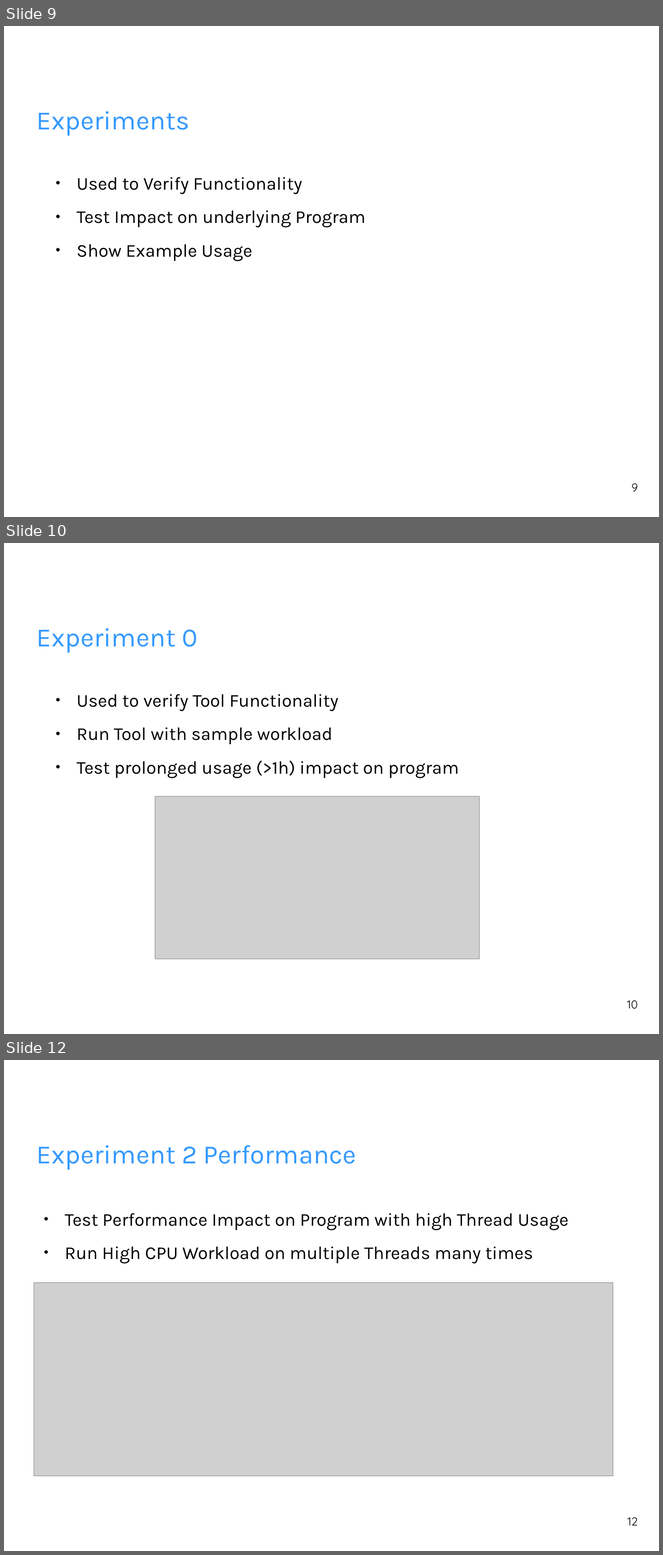
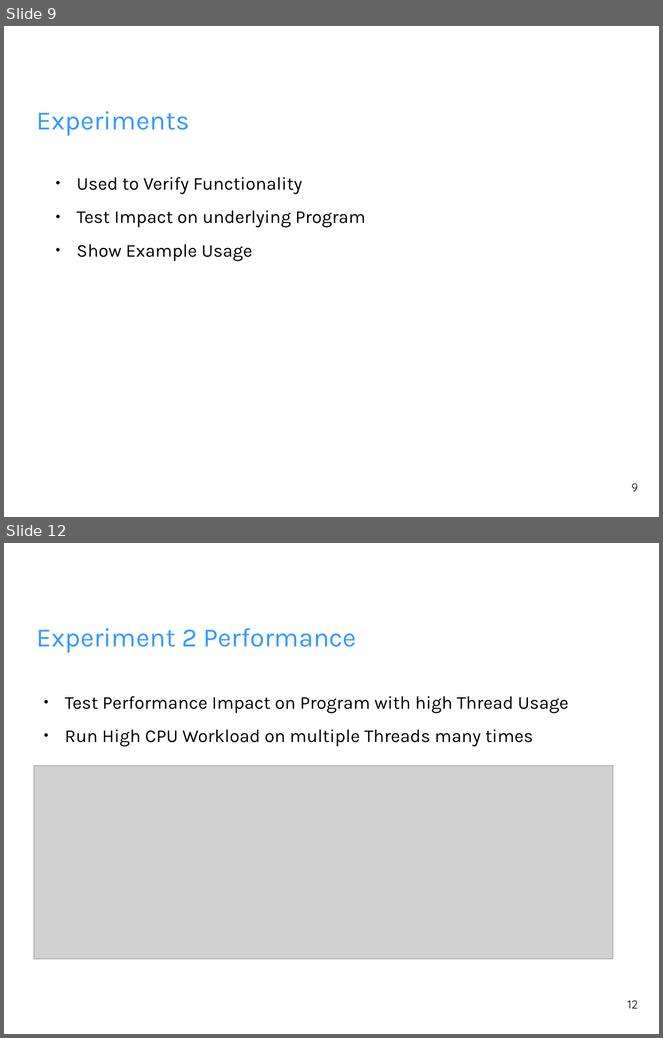
Before and after one commit to fhilprec/HardwareMonitoring, a slide deck: ProjectPresentation.odp. Shown one above the other, each under a label of ours: slides 9, 10 and 12 before the commit, slides 9 and 12 after it; the slides between them are not shown. The pictures are 663x1555 and 663x1038 pixels, drawn with LibreOffice and Linux fonts; fonts in the diff are those of the drawing; grey boxes stand for pictures; background and template pictures are left out. Boxes give left, top, right and bottom in pixels: in the first picture for what was removed or moved away, otherwise in the second. Text is boxed around its words. In the diff, an @@ line names an element or a change of style, - is before the commit and + after.

```diff
--- a/ProjectPresentation.odp
+++ b/ProjectPresentation.odp
@@ slide 10 removed at bbox=[4, 543, 659, 1034], background picture (left out) @@
@@ title removed at bbox=[37, 628, 197, 653] @@
-Experiment 0
@@ text removed at bbox=[77, 694, 459, 779] @@
-● Used to verify Tool Functionality
-● Run Tool with sample workload
-● Test prolonged usage (>1h) impact on program
@@ picture removed at bbox=[155, 796, 480, 959] @@
@@ page number removed at bbox=[627, 1001, 638, 1009] @@
-10
```
Also in this commit, not shown: 2 slides changed, 1 other slide removed.
